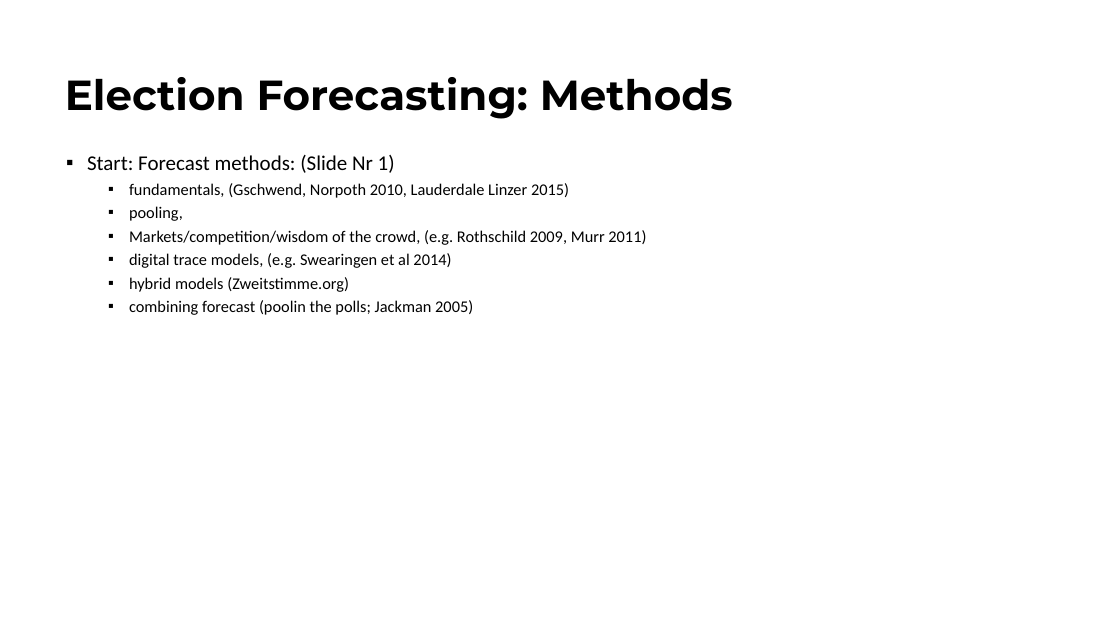
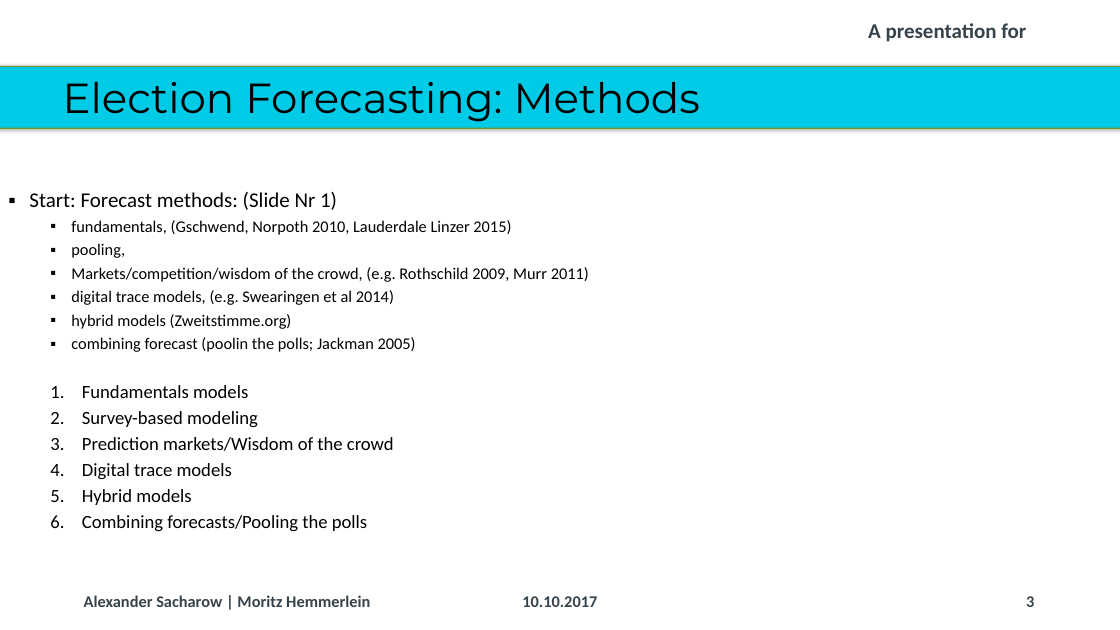
Before and after one commit to Corrod3/ElectionForecasting, a slide deck: slide 3 of Dalia Presentation/20171006_Dalia_Lunchtime Talk_Election Forecasting.pptx. Drawn at 1120x630 pixels with LibreOffice and Linux fonts; fonts in the diff are those of the drawing; background and template pictures are left out. Boxes give left, top, right and bottom in pixels: in the first picture for what was removed or moved away, otherwise in the second. Text is boxed around its words. In the diff, an @@ line names an element or a change of style, - is before the commit and + after.

```diff
--- a/Dalia Presentation/20171006_Dalia_Lunchtime Talk_Election Forecasting.pptx
+++ b/Dalia Presentation/20171006_Dalia_Lunchtime Talk_Election Forecasting.pptx
@@ text added at <box>868,23,1026,42</box>, 18 pt, text #37434B, bold @@
+A presentation for
@@ rounded rectangle added at <box>0,66,1120,129</box>, fill #00CBE6, outline #719629 1 pt @@
@@ title "Election Forecasting: Methods" at <box>63,82,700,122</box>: bold off; vertical alignment middle to top @@
@@ text "Start: Forecast methods: (Slide Nr ...": place and size @@
-text "Start: Forecast methods: (Slide Nr ..." at <box>87,155,646,315</box>
+text "Start: Forecast methods: (Slide Nr ..." at <box>29,192,589,532</box>
@@ text at <box>82,385,394,532</box>: paragraphs added @@
+  1. Fundamentals models
+  2. Survey-based modeling
+  3. Prediction markets/Wisdom of the crowd
+  4. Digital trace models
+  5. Hybrid models
+  6. Combining forecasts/Pooling the polls
@@ text added at <box>84,595,370,607</box>, 14 pt, text #37434B, bold @@
+Alexander Sacharow | Moritz Hemmerlein
@@ text added at <box>522,596,597,607</box>, 14 pt, text #37434B, bold @@
+10.10.2017
@@ page number added at <box>1026,596,1034,607</box>, 14 pt, text #37434B, bold @@
+3
```
Also in this commit, not shown: 12 other slides changed, 2 slides added, 3 other files.
